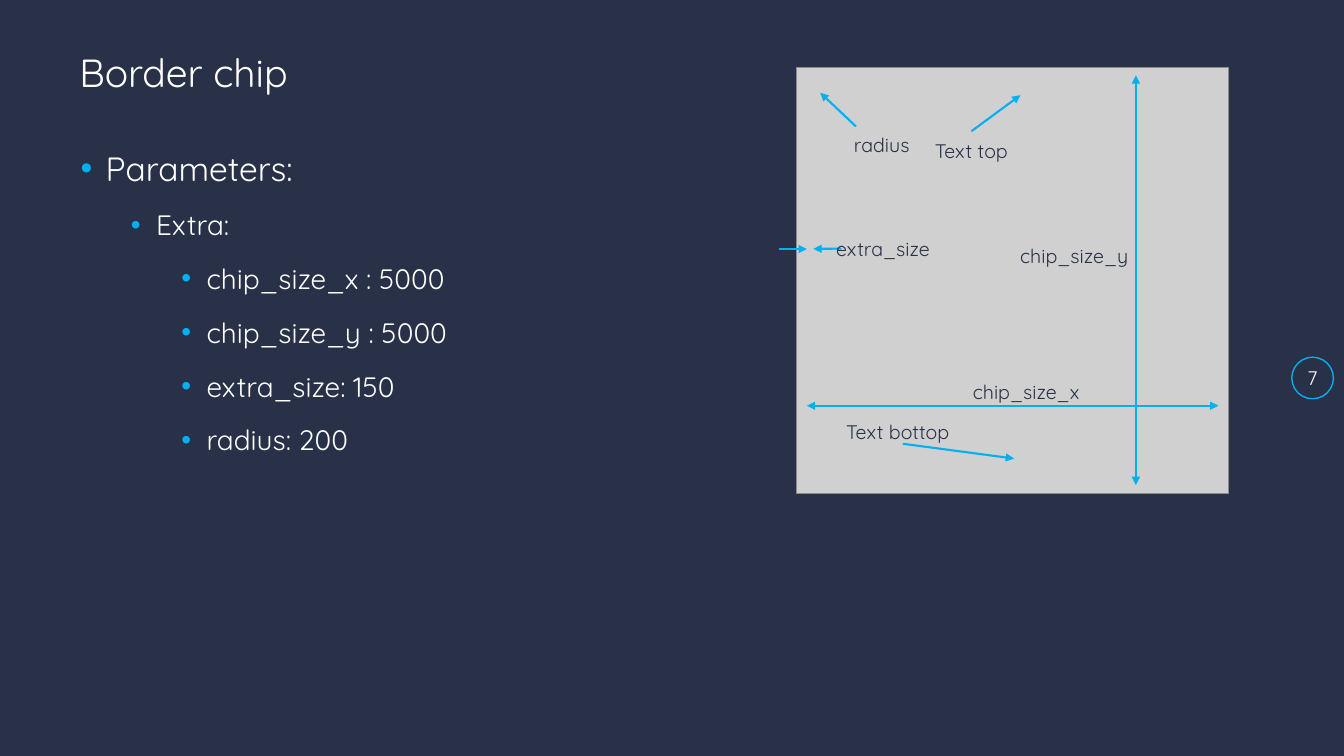
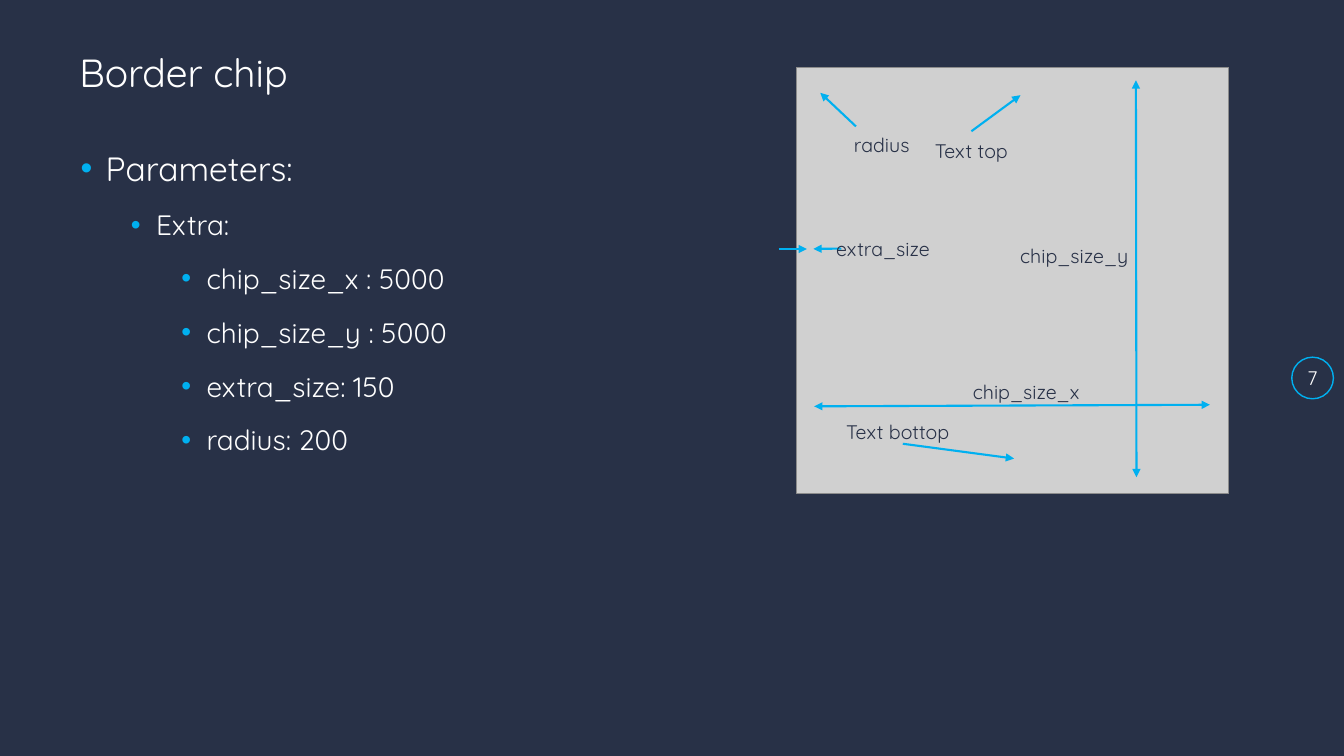
Before and after one commit to JacopoCSEM/LNOICSEMPDK, a slide deck: slide 7 of CSEM Building block LiNb.pptx. Drawn at 1344x756 pixels with LibreOffice and Linux fonts; fonts in the diff are those of the drawing; grey boxes stand for pictures; background and template pictures are left out. Boxes give left, top, right and bottom in pixels: in the first picture for what was removed or moved away, otherwise in the second. Text is boxed around its words. In the diff, an @@ line names an element or a change of style, - is before the commit and + after.

```diff
--- a/CSEM Building block LiNb.pptx
+++ b/CSEM Building block LiNb.pptx
@@ double arrow moved from (1135, 76) - (1135, 485) to (1135, 81) - (1136, 477) @@
@@ double arrow moved from (1218, 406) - (807, 406) to (1210, 405) - (814, 406) @@
```
Also in this commit, not shown: 2 other files.
